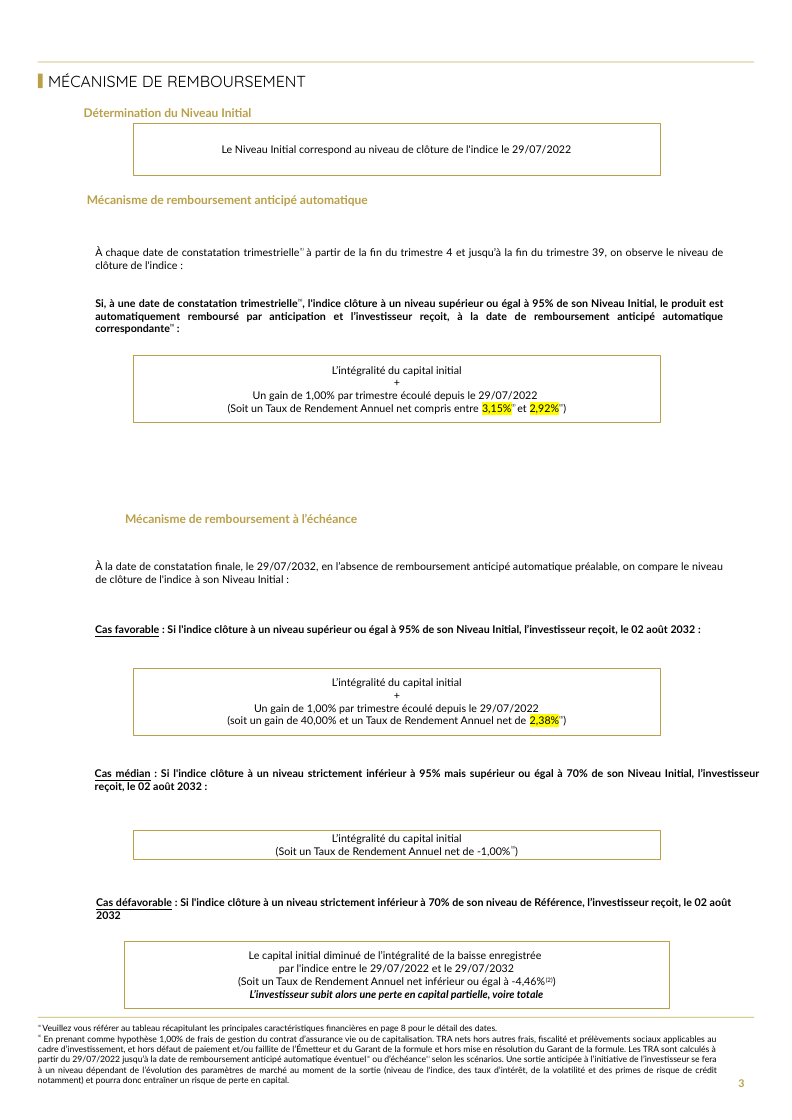
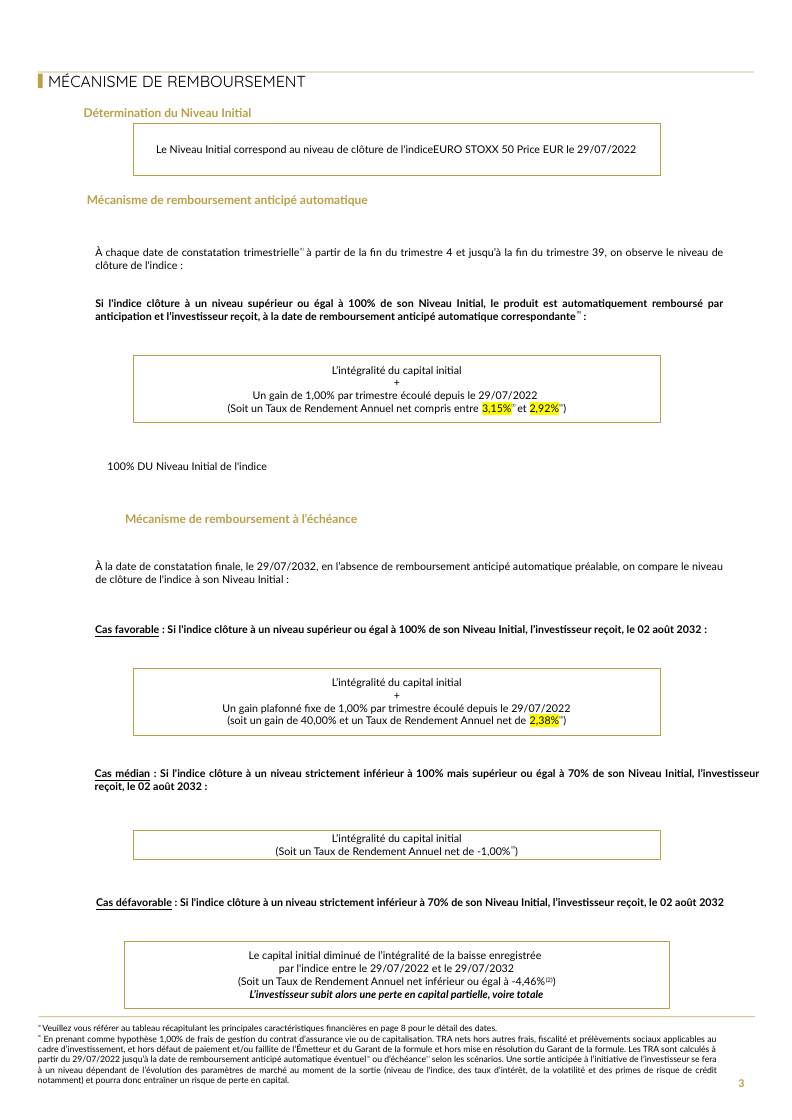
Before and after one commit to guillaumejacquin/Moulinette_Brochure_Equitim, a slide deck: slide 3 of result/kopkpopok- FR0014009DK8result.pptx. Drawn at 792x1120 pixels with LibreOffice and Linux fonts; fonts in the diff are those of the drawing; background and template pictures are left out. Boxes give left, top, right and bottom in pixels: in the first picture for what was removed or moved away, otherwise in the second. Text is boxed around its words. In the diff, an @@ line names an element or a change of style, - is before the commit and + after.

```diff
--- a/result/kopkpopok- FR0014009DK8result.pptx
+++ b/result/kopkpopok- FR0014009DK8result.pptx
@@ rectangle moved from (x1=37, y1=61, x2=754, y2=62) to (x1=37, y1=72, x2=754, y2=73) @@
@@ text in rectangle at (x1=156, y1=145, x2=636, y2=155): text changed @@
-Le Niveau Initial correspond au niveau de clôture de l'indice le 29/07/2022
+Le Niveau Initial correspond au niveau de clôture de l'indiceEURO STOXX 50 Price EUR le 29/07/2022
@@ text at (x1=95, y1=299, x2=723, y2=322): text changed @@
-Si, à une date de constatation trimestrielle⁽¹⁾, l'indice clôture à un niveau supérieur ou égal à 95% de son Niveau Initial, le produit est automatiquement remboursé par anticipation et l’investisseur reçoit, à la date de remboursement anticipé automatique correspondante⁽¹⁾ :
+Si l'indice clôture à un niveau supérieur ou égal à 100% de son Niveau Initial, le produit est automatiquement remboursé par anticipation et l’investisseur reçoit, à la date de remboursement anticipé automatique correspondante⁽¹⁾ :
@@ text added at (x1=107, y1=462, x2=267, y2=470), 8 pt, text #000000 @@
+100% DU Niveau Initial de l'indice
@@ text at (x1=95, y1=625, x2=702, y2=635): text changed @@
-Cas favorable : Si l'indice clôture à un niveau supérieur ou égal à 95% de son Niveau Initial, l’investisseur reçoit, le 02 août 2032 :
+Cas favorable : Si l'indice clôture à un niveau supérieur ou égal à 100% de son Niveau Initial, l’investisseur reçoit, le 02 août 2032 :
@@ text in rectangle at (x1=222, y1=704, x2=570, y2=715): text changed @@
-Un gain de 1,00% par trimestre écoulé depuis le 29/07/2022
+Un gain plafonné fixe de 1,00% par trimestre écoulé depuis le 29/07/2022
@@ text at (x1=95, y1=769, x2=759, y2=792): text changed @@
-Cas médian : Si l'indice clôture à un niveau strictement inférieur à 95% mais supérieur ou égal à 70% de son Niveau Initial, l’investisseur reçoit, le 02 août 2032 :
+Cas médian : Si l'indice clôture à un niveau strictement inférieur à 100% mais supérieur ou égal à 70% de son Niveau Initial, l’investisseur reçoit, le 02 août 2032 :
@@ text at (x1=96, y1=898, x2=724, y2=908): text changed @@
-Cas défavorable : Si l'indice clôture à un niveau strictement inférieur à 70% de son niveau de Référence, l’investisseur reçoit, le 02 août 2032
+Cas défavorable : Si l'indice clôture à un niveau strictement inférieur à 70% de son Niveau Initial, l’investisseur reçoit, le 02 août 2032
```
Also in this commit, not shown: 7 other slides changed, 51 other files.
